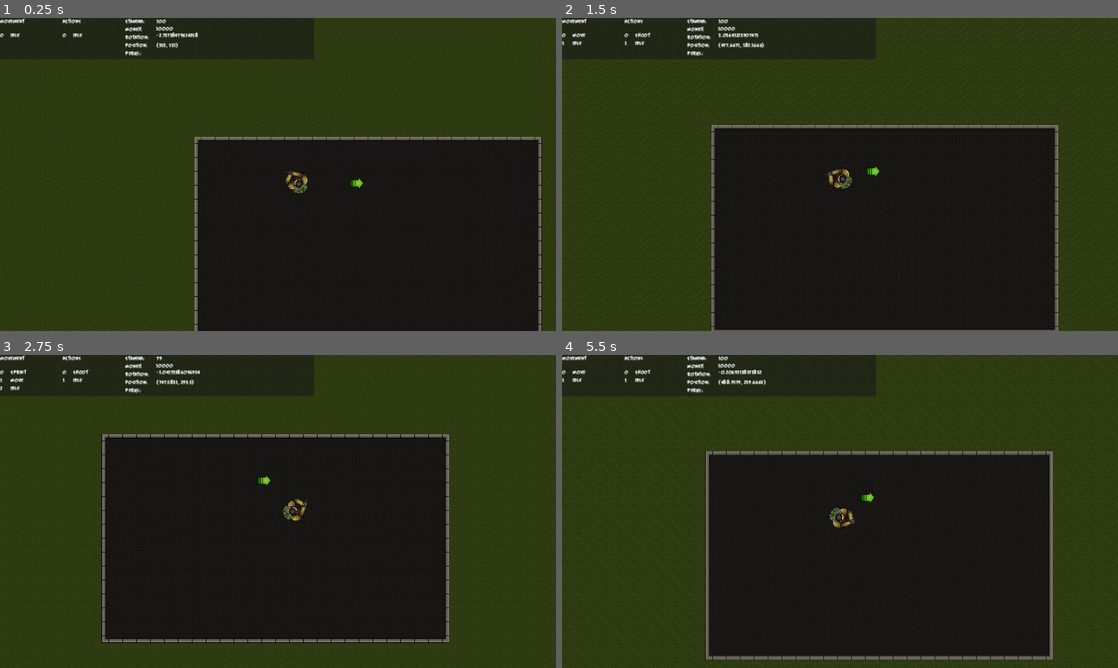
Above: before the commit, frames 1-4 (two rows, left to right).
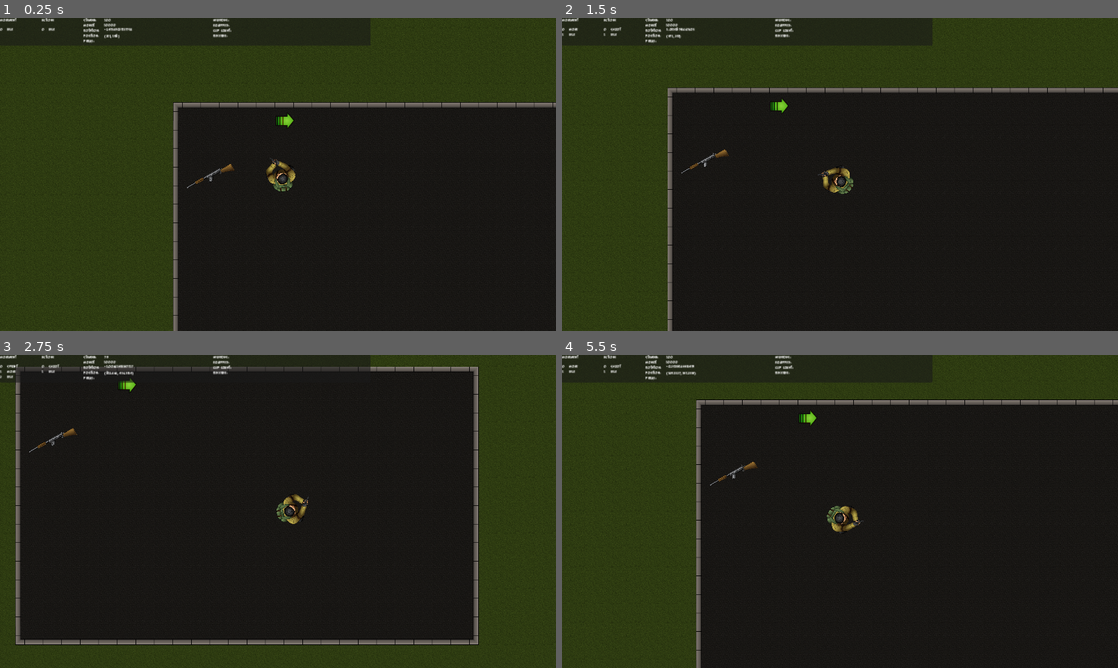
Above: after the commit, the same moments.

Repository: seffa1/ZombieGameRefactor
Game: Godot game, scene res://Main/Game.tscn
Same seed, same stepped clock (60 frames per second), same inputs: the game is played once before the commit and once after it.
Inputs (mouse positions are in pixels of both pictures, inside the frame that each line leads up to):
- Up to frame 1 (0.25 s): no input
- Up to frame 2 (1.5 s): move the mouse to (962, 158) at 0.52 s; press the mouse at (962, 158) at 0.53 s; hold D (move_right) 0.53-1.28 s; tap F (interact) at 0.6 s; move the mouse to (728, 190) at 1.27 s; release the mouse at (728, 190) at 1.28 s; hold S (move_down) from 1.28 s (still down); click (728, 190) at 1.35 s
- Up to frame 3 (2.75 s): tap Shift (sprint) at 1.55 s; move the mouse to (333, 442) at 2.02 s; release S (move_down) at 2.03 s; hold D (move_right) from 2.03 s (still down); hold Shift (sprint) from 2.03 s (still down); tap F (interact) at 2.3 s
- Up to frame 4 (5.5 s): move the mouse to (812, 574) at 2.77 s; release D (move_right) at 2.78 s; release Shift (sprint) at 2.78 s; hold W (move_up) 2.78-3.53 s; tap F (interact) at 2.85, 4.55, 5.1 s; click (812, 574) at 3.05 s; move the mouse to (1006, 558) at 3.52 s; press the mouse at (1006, 558) at 3.53 s; hold A (move_left) 3.53-5.03 s; tap Shift (sprint) at 3.8, 4.35 s; move the mouse to (673, 464) at 4.27 s; release the mouse at (673, 464) at 4.28 s; move the mouse to (867, 511) at 5.02 s; press the mouse at (867, 511) at 5.03 s; hold S (move_down) from 5.03 s (still down)

The runs differ from the first frame. In frame 1, 15% of the frame differs, in the area x 0-100%, y 0-100%; in frame 2, 25%; in frame 3, 31%, in the area x 0-96%, y 0-93%; in frame 4, 28%.

Commit message:
weapon purchasing

Diff:
--- a/Autoload/Globals.gd
+++ b/Autoload/Globals.gd
@@ -2,3 +2,7 @@
 
 # A reference to the player assigned in GameInitializer
 var player = null
+
+const GUN_NAMES = {
+	"DEV_CANON": "Dev Canon"
+}
--- a/Debug/PlayerStats.tscn
+++ b/Debug/PlayerStats.tscn
@@ -4,7 +4,7 @@
 
 [node name="PlayerStats" type="Panel"]
 top_level = true
-offset_right = 384.0
+offset_right = 768.0
 offset_bottom = 128.0
 script = ExtResource("1_dyuci")
 
@@ -51,3 +51,19 @@
 offset_top = 102.0
 offset_right = 128.0
 offset_bottom = 125.0
+
+[node name="Labels2" type="Label" parent="."]
+layout_mode = 0
+offset_left = 448.0
+offset_right = 528.0
+offset_bottom = 128.0
+text = "Weapons:
+Equipped:
+Clip Count:
+Reserve:"
+
+[node name="Weapons" type="Label" parent="."]
+layout_mode = 0
+offset_left = 528.0
+offset_right = 768.0
+offset_bottom = 23.0
--- a/Debug/player_stats.gd
+++ b/Debug/player_stats.gd
@@ -6,6 +6,7 @@
 @onready var player_position = $Position
 @onready var player_money = $Money
 @onready var player_perks = $Perks
+@onready var player_weapons = $Weapons
 
 func _ready():
 	set_as_top_level(true)
@@ -27,3 +28,10 @@
 	for perk in perks:
 		perk_text += perk + ", "
 	player_perks.text = perk_text
+
+func _on_weapon_container_player_weapons_change(weapons: Array[String]):
+	print("Updating weapon io")
+	var weapons_text = ""
+	for weapon in weapons:
+		weapons_text += weapon + ", "
+	player_weapons.text = weapons_text
--- a/Main/Game.tscn
+++ b/Main/Game.tscn
@@ -8,6 +8,7 @@
 [ext_resource type="Theme" uid="uid://b465nj0tesjok" path="res://UI/themes/Game.tres" id="5_0uk56"]
 [ext_resource type="PackedScene" uid="uid://c1w4ofsu4cj68" path="res://Debug/PlayerStats.tscn" id="5_1ag6a"]
 [ext_resource type="PackedScene" uid="uid://bn822g2rnel5j" path="res://UI/HUD/PlayerLog.tscn" id="6_nxyvm"]
+[ext_resource type="PackedScene" uid="uid://d2emngbokfwop" path="res://World/purchasables/Weapons/DevCanon/WeaponBuyDevCanon.tscn" id="8_ock32"]
 [ext_resource type="PackedScene" uid="uid://cwvdxwpmd6hig" path="res://UI/HUD/InteractableLog.tscn" id="9_8tr1y"]
 
 [sub_resource type="TileSetAtlasSource" id="TileSetAtlasSource_11j7o"]
@@ -92,7 +93,7 @@
 
 [node name="PlayerStats" parent="UI" instance=ExtResource("5_1ag6a")]
 offset_left = 288.0
-offset_right = 723.0
+offset_right = 1280.0
 offset_bottom = 95.0
 theme = ExtResource("5_0uk56")
 
@@ -116,6 +117,9 @@
 offset_right = 435.0
 offset_bottom = 93.0
 
+[node name="Weapons" parent="UI/PlayerStats" index="7"]
+offset_right = 961.0
+
 [node name="PlayerLog" parent="UI" instance=ExtResource("6_nxyvm")]
 
 [node name="InteractableLog" parent="UI" instance=ExtResource("9_8tr1y")]
@@ -125,8 +129,13 @@
 [node name="PurchasablesContainer" type="Node" parent="GameWorld"]
 
 [node name="PerkIncreaseStamina" parent="GameWorld/PurchasablesContainer" instance=ExtResource("2_m0mp8")]
-position = Vector2(620, 151)
+position = Vector2(259, 0)
+purchasable_cost = 1000
 purchasable_name = "Stamina Increase"
+
+[node name="WeaponBuy-DevCanon" parent="GameWorld/PurchasablesContainer" instance=ExtResource("8_ock32")]
+position = Vector2(0, 196)
+rotation = -0.523598
 
 [node name="TileMap" type="TileMap" parent="GameWorld"]
 tile_set = SubResource("TileSet_oixer")
@@ -143,11 +152,12 @@
 layer_1/tile_data = PackedInt32Array(-2, 0, 0, 917502, 0, 2, 851990, 131072, 2, -65515, 65536, 0, -1, 65536, 0, -65536, …(6487 unchanged characters)…
 
 [node name="Player" parent="GameWorld" instance=ExtResource("1_kmip5")]
-position = Vector2(353, 151)
+position = Vector2(251, 198)
+rotation = -2.87979
 
 [node name="Camera" type="Camera2D" parent="GameWorld"]
-zoom = Vector2(0.5, 0.5)
 position_smoothing_enabled = true
+position_smoothing_speed = 10.0
 
 [connection signal="player_money_change" from="GameWorld/Player" to="UI/PlayerStats" method="_on_player_player_money_change"]
 [connection signal="player_perks_change" from="GameWorld/Player" to="UI/PlayerStats" method="_on_player_player_perks_change"]
@@ -156,6 +166,7 @@
 [connection signal="player_stamina_change" from="GameWorld/Player" to="UI/PlayerStats" method="_on_player_player_stamina_change"]
 [connection signal="state_changed" from="GameWorld/Player/StateMachineMovement" to="UI/StatesStackDiplayer" method="_on_state_machine_movement_state_changed"]
 [connection signal="state_changed" from="GameWorld/Player/StateMachineAction" to="UI/StatesStackDiplayer2" method="_on_state_machine_action_state_changed"]
+[connection signal="player_weapons_change" from="GameWorld/Player/WeaponContainer" to="UI/PlayerStats" method="_on_weapon_container_player_weapons_change"]
 
 [editable path="UI/StatesStackDiplayer"]
 [editable path="UI/StatesStackDiplayer2"]
--- a/Player/Player.tscn
+++ b/Player/Player.tscn
@@ -13,8 +13,8 @@
 [ext_resource type="Script" path="res://Player/states/actions/throw.gd" id="11_83mo6"]
 [ext_resource type="Script" path="res://Player/states/actions/melee.gd" id="12_u67uk"]
 [ext_resource type="Script" path="res://Player/states/actions/die.gd" id="13_lfdfl"]
-[ext_resource type="Texture2D" uid="uid://ctl65mm8ars0g" path="res://Weapons/Pistol_01/sprites/pistol_idle/Idle_gun_000.png" id="14_k6vfd"]
 [ext_resource type="Script" path="res://Player/weapon_container.gd" id="14_qrq3y"]
+[ext_resource type="Texture2D" uid="uid://ctl65mm8ars0g" path="res://World/purchasables/Weapons/Pistol_01/sprites/pistol_idle/Idle_gun_000.png" id="15_jx6t7"]
 [ext_resource type="Script" path="res://Player/purchasable_detector.gd" id="16_0vxfj"]
 
 [sub_resource type="CircleShape2D" id="CircleShape2D_j0327"]
@@ -24,6 +24,7 @@
 radius = 39.5601
 
 [node name="Player" type="CharacterBody2D"]
+z_index = 1
 collision_mask = 0
 motion_mode = 1
 script = ExtResource("1_e8yx8")
@@ -37,12 +38,14 @@
 
 [node name="Move" type="Node" parent="StateMachineMovement"]
 script = ExtResource("4_hhe0o")
+WALK_SPEED = 300
 STAMINA_REGEN_PER_TICK = 2
 STAMINA_USE_TICK_RATE = 0.025
 STAMINA_USE_PER_TICK = 2
 
 [node name="Sprint" type="Node" parent="StateMachineMovement"]
 script = ExtResource("5_m0p7e")
+RUN_SPEED = 500
 STAMINA_USE_TICK_RATE = 0.025
 
 [node name="Die" type="Node" parent="StateMachineMovement"]
@@ -77,7 +80,7 @@
 position = Vector2(1.19209e-07, 2.38419e-07)
 rotation = -1.5708
 scale = Vector2(0.3, 0.3)
-texture = ExtResource("14_k6vfd")
+texture = ExtResource("15_jx6t7")
 offset = Vector2(-15, 50)
 
 [node name="PlayerCollision" type="CollisionShape2D" parent="."]
--- a/Player/player.gd
+++ b/Player/player.gd
@@ -20,6 +20,7 @@
 
 # Nodes
 @onready var camera_transform = $CameraTransform
+@onready var weapon_container = $WeaponContainer
 
 # Constants
 @export var STARTING_MONEY: int = 10000
--- a/Player/weapon_container.gd
+++ b/Player/weapon_container.gd
@@ -29,19 +29,21 @@
 """
 
 # Signals
+signal player_weapons_change(weapons: Array[String])
 
 # Nodes
 
 # Constants
 
 # Variables
-@onready var weapons: Array = []
+@onready var weapons: Array[String] = []
 @onready var modifiers: Array = []
 @onready var max_weapon_count: int = 2
 
-func add_weapons(weapon_name: String):
-	# TODO
-	return
+func add_weapon(weapon: String):
+	weapons.append(weapon)
+	print(weapons)
+	emit_signal("player_weapons_change", weapons)
 
 func add_modifier(modifier_name: String):
 	# TODO
--- a/Weapons/Bullets/Bullet.tscn
+++ /dev/null
@@ -1,23 +0,0 @@
-[gd_scene load_steps=4 format=3 uid="uid://cn7t7mkilellv"]
-
-[ext_resource type="Script" path="res://Weapons/Bullets/bullet.gd" id="1_4ls7w"]
-[ext_resource type="Texture2D" uid="uid://dpxu2ijho0mcb" path="res://Weapons/Bullets/images/Shot.png" id="2_fklmc"]
-
-[sub_resource type="CapsuleShape2D" id="CapsuleShape2D_u4y7u"]
-height = 106.0
-
-[node name="Bullet" type="CharacterBody2D"]
-motion_mode = 1
-script = ExtResource("1_4ls7w")
-
-[node name="Sprite" type="Sprite2D" parent="."]
-position = Vector2(7.5, 1.50001)
-rotation = -1.5708
-texture = ExtResource("2_fklmc")
-
-[node name="Lifespan" type="Timer" parent="."]
-
-[node name="CollisionShape2D" type="CollisionShape2D" parent="."]
-position = Vector2(-0.5, -0.499992)
-rotation = -1.5708
-shape = SubResource("CapsuleShape2D_u4y7u")
--- a/Weapons/Bullets/bullet.gd
+++ /dev/null
@@ -1,39 +0,0 @@
-extends CharacterBody2D
-
-"""
-Base class for different bullets. Only inherited classes should be used by guns.
-Guns are assigned a bullet as an export var. Different bullets exists only to vary
-the visual appearance/VFX's. The properties of the bullet are set by the gun when the
-gun shoots with the init function.
-"""
-
-# Variables
-var speed: float = 1500.0
-var damage: int = 10
-var direction: Vector2 = Vector2.ZERO
-var shooter: CharacterBody2D  # reference back to the player
-
-func init(
-	damage: int,
-	speed: int,
-	shooter: CharacterBody2D,
-	spawn_position: Vector2,
-	direction
-	):
-	"""
-	Bullet properties set by the gun when it shoots.
-	"""
-	damage = damage
-	speed = speed
-	shooter = shooter
-	position = spawn_position
-	rotation = direction.angle()
-
-func _physics_process(delta: float) -> void:
-	var collision := move_and_collide(direction * speed * delta)
-	if collision:
-		Events.emit_signal("damaged", collision.collider, damage, shooter)
-		die()
-
-func die() -> void:
-	queue_free()
--- a/Weapons/Gun.tscn
+++ /dev/null
@@ -1,13 +0,0 @@
-[gd_scene load_steps=2 format=3 uid="uid://85bf3y3ufwct"]
-
-[ext_resource type="Script" path="res://Weapons/Gun.gd" id="1_3hd75"]
-
-[node name="Gun" type="Node2D"]
-script = ExtResource("1_3hd75")
-
-[node name="MuzzlePosition" type="Marker2D" parent="."]
-position = Vector2(196, 0)
-gizmo_extents = 39.8
-
-[node name="FireRateTimer" type="Timer" parent="."]
-one_shot = true
--- a/Weapons/gun.gd
+++ /dev/null
@@ -1,77 +0,0 @@
-
-extends Node2D
-
-"""
-Base class for all guns. Has configurable settings for all gun parameters.
-The MuzzlePosition is used as a reference position to spawn bullets/particle effects.
-Attachments like lasers and flashlights could also be a child of the muzzle.
-
-Each child class should adjust the muzzle position based on assets used.
-Optionally i may add another position node for the shell ejection spot.
-"""
-
-# Exports
-@export var GUN_NAME: String
-@export_enum("Base:1", "First Upgrade:2", "Second Upgrade:3") var weapon_level: int # 'pack-a-punch' level
-@export_enum("single_fire", "automatic", "burst") var fire_type: String
-@export var bullet: PackedScene
-@export var bullets_per_fire: int = 1
-@export var bullet_spread: float = 0.0  # if bullets_per_fire > 1, this is the angle between the bullets
-@export var bullet_speed: int = 1500
-@export var bullet_damage: int = 10
-@export var fire_rate: float = 0.2  # only applies if fire_type is automatic. Seconds per bullet fire
-@export var clip_size: int = 25
-@export var total_bullet_count: int = 500  # total bullets the gun can hold
-@export var reload_speed: float = 2.0  # reload animation should be dynamic for 'speed-cola' effects
-
-# Nodes
-@onready var fire_timer: Timer = $FireRateTimer
-@onready var muzzle_position: Marker2D = $MuzzlePosition
-# TODO - all guns need an audio node for shooting, reloading, etc.
-
-# Variables
-var bullets_in_clip
-
-func _ready():
-	assert(fire_type != "", "Gun doesnt have a fire type selected.")
-	assert(GUN_NAME != "", "Gun doesnt have a name set.")
-	assert(bullet, "Bullet not assigned for gun.")
-
-	bullets_in_clip = clip_size
-
-func shoot() -> void:
-	"""
-	Generic function used by all children. Should not need to be re-defined.
-	"""
-
-	if !_can_shoot():
-		return
-
-	if bullets_per_fire == 1:
-		var bullet_direction = Vector2(1,0).rotated(global_rotation)
-		var spawn_position = muzzle_position.global_position
-
-		var bullet_instance = bullet.instance()
-		bullet_instance.init(bullet_damage, bullet_speed, owner, spawn_position, bullet_direction)
-		ObjectRegistry.register_projectile(bullet_instance)
-		fire_timer.start(fire_rate)
-
-	else:
-		for i in bullets_per_fire:
-			# TODO - use bullet spread to alter bullet direction in bullet init function
-			print("Shooting " + str(i) + " bullet")
-
-
-func set_gun_level(weapon_level: int) -> void:
-	"""
-	Must be defined by children classes. Describes how weapon parameters are affected by upgrading.
-	"""
-	return
-
-func _can_shoot() -> bool:
-	if !fire_timer.is_stopped():
-		return false
-	if bullets_in_clip == 0:
-		# TODO - play empty gun sound effect
-		return false
-	return true
--- a/World/purchasables/Purchasable.tscn
+++ b/World/purchasables/Purchasable.tscn
@@ -3,8 +3,8 @@
 [ext_resource type="Script" path="res://World/purchasables/purchasable.gd" id="1_djg1p"]
 
 [sub_resource type="CapsuleShape2D" id="CapsuleShape2D_iv26f"]
-radius = 25.0
-height = 58.0
+radius = 40.0
+height = 182.0
 
 [node name="Purchasable" type="Area2D"]
 collision_layer = 2
--- /dev/null
+++ b/World/purchasables/Weapons/Bullets/Bullet.tscn
@@ -0,0 +1,23 @@
+[gd_scene load_steps=4 format=3 uid="uid://cn7t7mkilellv"]
+
+[ext_resource type="Script" path="res://World/purchasables/Weapons/Bullets/bullet.gd" id="1_g0efj"]
+[ext_resource type="Texture2D" uid="uid://dpxu2ijho0mcb" path="res://World/purchasables/Weapons/Bullets/images/Shot.png" id="2_v5l5a"]
+
+[sub_resource type="CapsuleShape2D" id="CapsuleShape2D_u4y7u"]
+height = 106.0
+
+[node name="Bullet" type="CharacterBody2D"]
+motion_mode = 1
+script = ExtResource("1_g0efj")
+
+[node name="Sprite" type="Sprite2D" parent="."]
+position = Vector2(7.5, 1.50001)
+rotation = -1.5708
+texture = ExtResource("2_v5l5a")
+
+[node name="Lifespan" type="Timer" parent="."]
+
+[node name="CollisionShape2D" type="CollisionShape2D" parent="."]
+position = Vector2(-0.5, -0.499992)
+rotation = -1.5708
+shape = SubResource("CapsuleShape2D_u4y7u")
--- /dev/null
+++ b/World/purchasables/Weapons/Bullets/bullet.gd
@@ -0,0 +1,33 @@
+extends CharacterBody2D
+
+"""
+Base class for different bullets. Only inherited classes should be used by guns.
+Guns are assigned a bullet as an export var. Different bullets exists only to vary
+the visual appearance/VFX's. The properties of the bullet are set by the gun when the
+gun shoots with the init function.
+"""
+
+# Variables
+var speed: float = 1500.0
+var damage: int = 10
+var direction: Vector2 = Vector2.ZERO
+var shooter: CharacterBody2D  # reference back to the player
+
+func init(damage: int, speed: int,shooter: CharacterBody2D, spawn_position: Vector2, direction):
+	"""
+	Bullet properties set by the gun when it shoots.
+	"""
+	damage = damage
+	speed = speed
+	shooter = shooter
+	position = spawn_position
+	rotation = direction.angle()
+
+func _physics_process(delta: float) -> void:
+	var collision := move_and_collide(direction * speed * delta)
+	if collision:
+		Events.emit_signal("damaged", collision.collider, damage, shooter)
+		die()
+
+func die() -> void:
+	queue_free()
--- /dev/null
+++ b/World/purchasables/Weapons/DevCanon/WeaponBuyDevCanon.tscn
@@ -0,0 +1,17 @@
+[gd_scene load_steps=3 format=3 uid="uid://d2emngbokfwop"]
+
+[ext_resource type="PackedScene" uid="uid://dhgffs262qhl1" path="res://World/purchasables/Weapons/WeaponBuy.tscn" id="1_expu8"]
+[ext_resource type="Texture2D" uid="uid://dh45736awn3dt" path="res://World/purchasables/Weapons/DevCanon/images/riffle_buy.png" id="2_v4btv"]
+
+[node name="WeaponBuy-DevCanon" instance=ExtResource("1_expu8")]
+weapon_name = "Dev Canon"
+purchasable_cost = 2000
+purchasable_name = "Dev Canon"
+
+[node name="interactionZone" parent="." index="0"]
+rotation = -1.57079
+
+[node name="Sprite2D" parent="." index="1"]
+position = Vector2(0, 3)
+scale = Vector2(0.35, 0.35)
+texture = ExtResource("2_v4btv")
--- /dev/null
+++ b/World/purchasables/Weapons/Gun.tscn
@@ -0,0 +1,13 @@
+[gd_scene load_steps=2 format=3 uid="uid://85bf3y3ufwct"]
+
+[ext_resource type="Script" path="res://World/purchasables/Weapons/Gun.gd" id="1_h4jee"]
+
+[node name="Gun" type="Node2D"]
+script = ExtResource("1_h4jee")
+
+[node name="MuzzlePosition" type="Marker2D" parent="."]
+position = Vector2(196, 0)
+gizmo_extents = 39.8
+
+[node name="FireRateTimer" type="Timer" parent="."]
+one_shot = true
--- /dev/null
+++ b/World/purchasables/Weapons/WeaponBuy.tscn
@@ -0,0 +1,8 @@
+[gd_scene load_steps=3 format=3 uid="uid://dhgffs262qhl1"]
+
+[ext_resource type="PackedScene" uid="uid://d1bl63brb88os" path="res://World/purchasables/Purchasable.tscn" id="1_tu3ti"]
+[ext_resource type="Script" path="res://World/purchasables/Weapons/weapon_buy.gd" id="2_3t1l0"]
+
+[node name="WeaponBuy" instance=ExtResource("1_tu3ti")]
+script = ExtResource("2_3t1l0")
+weapon_name = ""
--- /dev/null
+++ b/World/purchasables/Weapons/gun.gd
@@ -0,0 +1,81 @@
+
+extends Node2D
+
+"""
+Base class for all guns. Has configurable settings for all gun parameters.
+The MuzzlePosition is used as a reference position to spawn bullets/particle effects.
+Attachments like lasers and flashlights could also be a child of the muzzle.
+
+Each child class should adjust the muzzle position based on assets used.
+Optionally i may add another position node for the shell ejection spot.
+"""
+
+# Exports
+@export var GUN_NAME: String
+@export_enum("Base:1", "First Upgrade:2", "Second Upgrade:3") var weapon_level: int # 'pack-a-punch' level
+@export_enum("single_fire", "automatic", "burst") var fire_type: String
+@export var bullet: PackedScene
+@export var bullets_per_fire: int = 1
+@export var bullet_spread: float = 0.0  # if bullets_per_fire > 1, this is the angle between the bullets
+@export var bullet_speed: int = 1500
+@export var bullet_damage: int = 10
+@export var fire_rate: float = 0.2  # only applies if fire_type is automatic. Seconds per bullet fire
+@export var clip_size: int = 25
+@export var total_bullet_count: int = 500  # total bullets the gun can hold
+@export var reload_speed: float = 2.0  # reload animation should be dynamic for 'speed-cola' effects
+
+# Variables
+var bullets_in_clip
+
+# Nodes
+@onready var fire_timer: Timer = $FireRateTimer
+@onready var muzzle_position: Marker2D = $MuzzlePosition
+# TODO - all guns need an audio node for shooting, reloading, etc.
+
+
+
+func _ready():
+	assert(fire_type != "", "Gun doesnt have a fire type selected.")
+	assert(GUN_NAME != "", "Gun doesnt have a name set.")
+	assert(bullet, "Bullet not assigned for gun.")
+
+	bullets_in_clip = clip_size
+
+func shoot() -> void:
+	"""
+	Generic function used by all children. Should not need to be re-defined.
+	"""
+
+	if !_can_shoot():
+		return
+
+	if bullets_per_fire == 1:
+		var bullet_direction = Vector2(1,0).rotated(global_rotation)
+		var spawn_position = muzzle_position.global_position
+
+		var bullet_instance = bullet.instance()
+		bullet_instance.init(bullet_damage, bullet_speed, owner, spawn_position, bullet_direction)
+		ObjectRegistry.register_projectile(bullet_instance)
+		fire_timer.start(fire_rate)
+
+		bullets_in_clip -= 1
+
+	else:
+		for i in bullets_per_fire:
+			# TODO - use bullet spread to alter bullet direction in bullet init function
+			# Then do the code above in the single fire block
+			print("Shooting " + str(i) + " bullet")
+
+func set_gun_level(weapon_level: int) -> void:
+	"""
+	Must be defined by children classes. Describes how weapon parameters are affected by upgrading.
+	"""
+	return
+
+func _can_shoot() -> bool:
+	if !fire_timer.is_stopped():
+		return false
+	if bullets_in_clip == 0:
+		# TODO - play empty gun sound effect
+		return false
+	return true
--- /dev/null
+++ b/World/purchasables/Weapons/weapon_buy.gd
@@ -0,0 +1,27 @@
+extends "res://World/purchasables/purchasable.gd"
+
+"""
+Generic Weapon buy used by all weapons. To use, inherit from this class,
+enter a valid weapon_name, cost, and Purchaseable Name. See Globals.GUN_NAMES for
+a list of valid gun names.
+
+Make the sub-resources unique and adjust the interactionZone size to fit the weapon.
+Add a sprite for the weapon.
+"""
+
+@export var weapon_name: String
+
+func give_item(player: CharacterBody2D):
+	"""
+	Function which must be defined by all children classes.
+	"""
+	# Check if player already has this gun
+	if !player.weapon_container.weapons.find(weapon_name) == -1:
+		Events.emit_signal("player_log", "Already have " + purchasable_name)
+		return
+
+	# If they dont, make the transaction and pass the gun name along
+	player.money -= purchasable_cost
+
+	player.weapon_container.add_weapon(weapon_name)
+	Events.emit_signal("player_log", "Purchased " + purchasable_name)
--- a/World/purchasables/perks/PerkIncreaseStamina.tscn
+++ b/World/purchasables/perks/PerkIncreaseStamina.tscn
@@ -1,12 +1,19 @@
-[gd_scene load_steps=4 format=3 uid="uid://c0n5vlaweqcb5"]
+[gd_scene load_steps=5 format=3 uid="uid://c0n5vlaweqcb5"]
 
 [ext_resource type="PackedScene" uid="uid://d1bl63brb88os" path="res://World/purchasables/Purchasable.tscn" id="1_hcxpo"]
 [ext_resource type="Script" path="res://World/purchasables/perks/perk_increase_stamina.gd" id="2_ervkr"]
 [ext_resource type="Texture2D" uid="uid://c02suos0pt8ne" path="res://World/purchasables/perks/images/element_0101_Layer-103.png" id="3_c0xin"]
 
+[sub_resource type="CapsuleShape2D" id="CapsuleShape2D_ythw6"]
+radius = 45.0
+height = 90.0
+
 [node name="PerkIncreaseStamina" instance=ExtResource("1_hcxpo")]
 script = ExtResource("2_ervkr")
 purchasable_cost = 100
 
+[node name="interactionZone" parent="." index="0"]
+shape = SubResource("CapsuleShape2D_ythw6")
+
 [node name="Sprite2D" parent="." index="1"]
 texture = ExtResource("3_c0xin")
--- a/World/purchasables/purchasable.gd
+++ b/World/purchasables/purchasable.gd
@@ -21,9 +21,7 @@
 	We treat it behind-the-scenes as 'purchasing something for $0'.
 	"""
 
-
 	if player.money < purchasable_cost:
-		print("Not enough money")
 		Events.emit_signal("player_log", "Not enough money")
 		return
 	give_item(player)
--- a/project.godot
+++ b/project.godot
@@ -22,8 +22,8 @@
 
 [display]
 
-window/size/viewport_width=1280
-window/size/viewport_height=720
+window/size/viewport_width=1920
+window/size/viewport_height=1080
 window/stretch/mode="canvas_items"
 
 [input]
Not shown: 1 places in Main/Game.tscn that only renumber resources
Not shown, removed: Weapons/Bullets/images/Shot.png.import
Not shown, removed: Weapons/Pistol_01/sprites/pistol_buy.png.import
Not shown, removed: Weapons/Pistol_01/sprites/pistol_idle/Idle_gun_000.png.import
Not shown, removed: Weapons/Pistol_01/sprites/pistol_idle/Idle_gun_001.png.import
Not shown, removed: Weapons/Pistol_01/sprites/pistol_idle/Idle_gun_002.png.import
Not shown, removed: Weapons/Pistol_01/sprites/pistol_idle/Idle_gun_003.png.import
Not shown, removed: Weapons/Pistol_01/sprites/pistol_idle/Idle_gun_004.png.import
Not shown, removed: Weapons/Pistol_01/sprites/pistol_idle/Idle_gun_005.png.import
Not shown, removed: Weapons/Pistol_01/sprites/pistol_idle/Idle_gun_006.png.import
Not shown, removed: Weapons/Pistol_01/sprites/pistol_idle/Idle_gun_007.png.import
Not shown, removed: Weapons/Pistol_01/sprites/pistol_idle/idle_gun_spritesheet.png.import
(and 63 more such lines)
